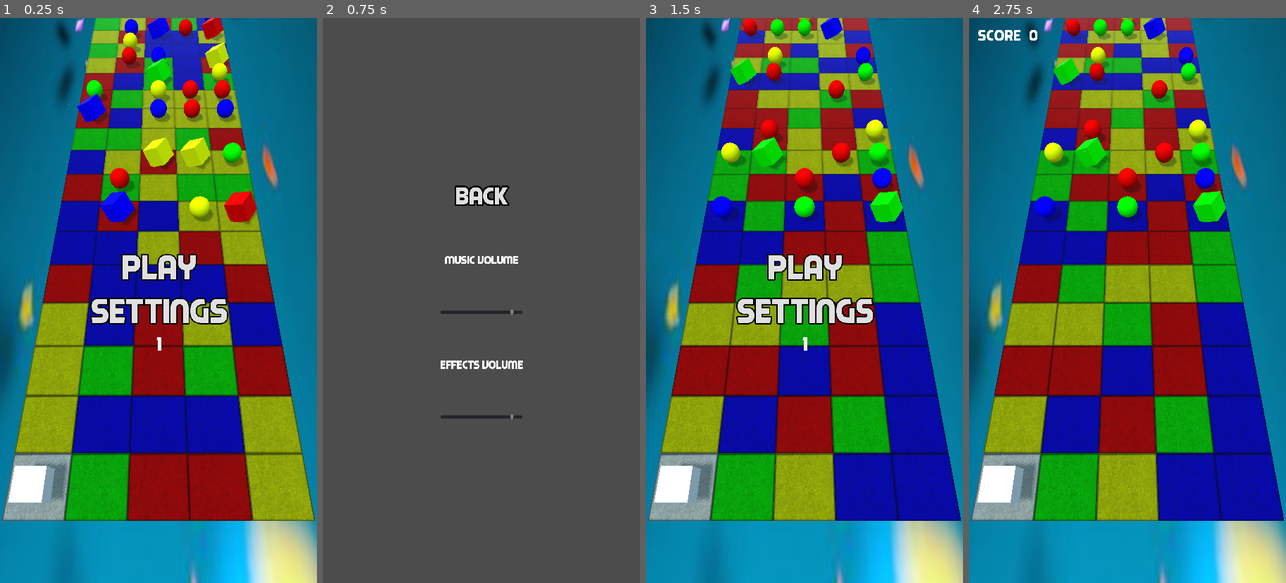
Above: before the commit, frames 1-4 (left to right).
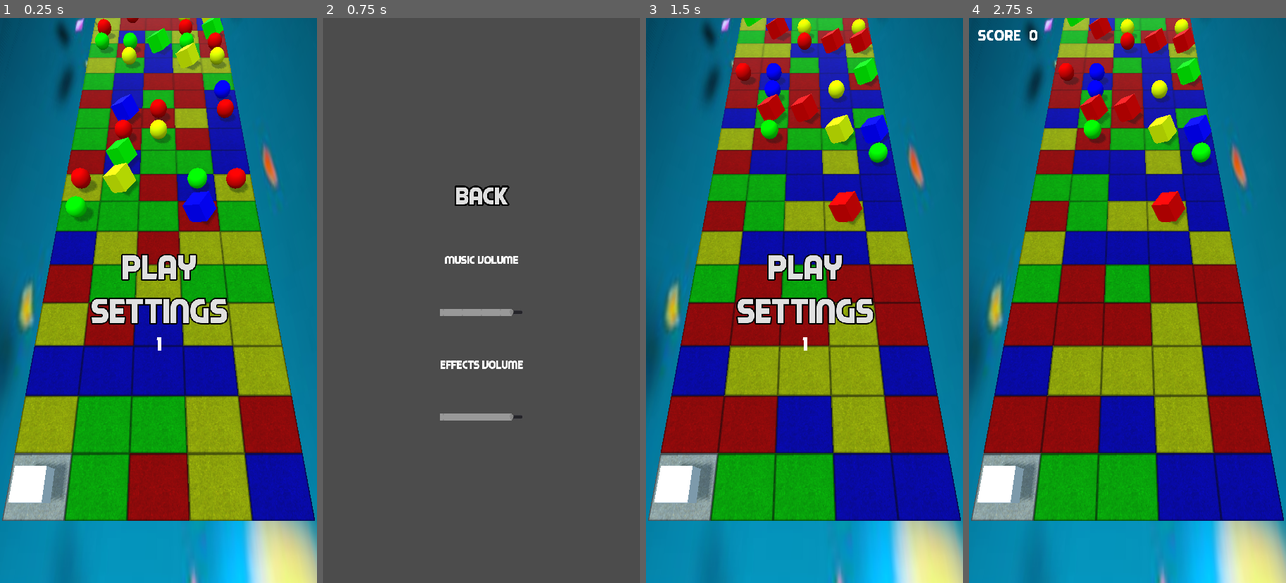
Above: after the commit, the same moments.

Repository: stevets/CSpike
Game: Godot game, scene res://Scenes/main.tscn
Same seed, same stepped clock (60 frames per second), same inputs: the game is played once before the commit and once after it.
Inputs:
- Up to frame 1 (0.25 s): no input
- Up to frame 2 (0.75 s): click "Settings" at 0.5 s
- Up to frame 3 (1.5 s): click "Back" at 1.25 s
- Up to frame 4 (2.75 s): click "PLAY" at 2 s

The runs differ from the first frame. In frame 1, 44% of the frame differs, in the area x 8-100%, y 0-89%; in frame 2, 0.6%; in frame 3, 44%; in frame 4, 46%, in the area x 4-96%, y 0-89%.

Commit message:
added persistence for effects volume and music volume

Diff:
--- a/Globals.gd
+++ b/Globals.gd
@@ -19,6 +19,10 @@
 		# Get the saved dictionary from the next line in the save file
 		var node_data = parse_json(save_game.get_line())
 		print("Node Data: ", node_data)
-		highscore = node_data["highscore"]
+		if node_data.has("effectsvolume"):
+			music_volume = node_data["musicvolume"]
+			effects_volume = node_data["effectsvolume"]
+		elif node_data.has("highscore"):
+			highscore = node_data["highscore"]
 
 	save_game.close()
--- a/Scenes/SettingScreen.tscn
+++ b/Scenes/SettingScreen.tscn
@@ -9,6 +9,10 @@
 outline_size = 4
 outline_color = Color( 0, 0, 0, 1 )
 font_data = ExtResource( 2 )
+
+[sub_resource type="StyleBoxFlat" id=2]
+
+[sub_resource type="StyleBoxFlat" id=3]
 
 [node name="SettingScreen" type="Control"]
 anchor_right = 1.0
@@ -60,6 +64,7 @@
 margin_top = 303.0
 margin_right = 196.0
 margin_bottom = 319.0
+custom_styles/grabber_area = SubResource( 2 )
 min_value = -60.0
 max_value = 0.0
 step = 2.0
@@ -80,6 +85,7 @@
 margin_top = 550.0
 margin_right = 196.0
 margin_bottom = 566.0
+custom_styles/grabber_area = SubResource( 3 )
 min_value = -60.0
 max_value = 0.0
 step = 2.0
--- a/Scenes/main.tscn
+++ b/Scenes/main.tscn
@@ -139,7 +139,9 @@
 [node name="TitleScreen" parent="." instance=ExtResource( 15 )]
 visible = false
 
-[node name="SettingScreen" parent="." instance=ExtResource( 17 )]
+[node name="SettingScreen" parent="." groups=[
+"persist",
+] instance=ExtResource( 17 )]
 visible = false
 
 [node name="HighScoreScreen" parent="." groups=[
--- a/Scripts/Main.gd
+++ b/Scripts/Main.gd
@@ -23,6 +23,7 @@
 
 var colorarray = [red, blue, green, yellow]
 var rng = RandomNumberGenerator.new()
+var h_rng = RandomNumberGenerator.new()
 export var space = 1
 var rows = 20
 export var columns = 5
@@ -43,6 +44,7 @@
 	for  i in range(rows):
 		for j in range(columns):
 			rng.randomize()
+			h_rng.randomize()
 			var my_random_number = rng.randi_range(0, 3)
 			var s = cubetexinst.instance()
 
--- a/Scripts/SettingScreen.gd
+++ b/Scripts/SettingScreen.gd
@@ -1,12 +1,15 @@
 extends Control
 
 onready var globals = $"/root/Globals"
-
+onready var titlemusic = $"/root/Globalnode"
 
 func _ready():
 	$MarginContainer/CenterContainer/VBoxContainer/music_volume.value = globals.music_volume
 	$MarginContainer/CenterContainer/VBoxContainer/effect_volume.value = globals.effects_volume
 
+func save():
+	var save_dict = {"musicvolume": globals.music_volume, "effectsvolume": globals.effects_volume}
+	return save_dict
 
 func _on_Back_pressed():
 	var _main = get_tree().change_scene("res://Scenes/main.tscn")
@@ -14,7 +17,7 @@
 
 func _on_HSlider_value_changed(_value):
 	globals.music_volume = $MarginContainer/CenterContainer/VBoxContainer/music_volume.value
-
+	titlemusic.get_child(0).volume_db = globals.music_volume
 
 func _on_effect_volume_value_changed(_value):
 	globals.effects_volume = $MarginContainer/CenterContainer/VBoxContainer/effect_volume.value
--- a/Scripts/TitleScreen.gd
+++ b/Scripts/TitleScreen.gd
@@ -4,7 +4,6 @@
 
 #onready var mainscene = preload("res://Scenes/main.tscn")
 onready var globals = get_node("/root/Globals")
-onready var titlemusic = get_tree().get_root().get_node("Main/TitleMusicPlayer")
 onready var music = get_tree().get_root().get_node("Main/MusicPlayer")
 func _ready():
 	$CenterContainer/VBoxContainer/highscore.text = str(globals.highscore)
Not shown: 1 places in Scenes/SettingScreen.tscn that only renumber resources
